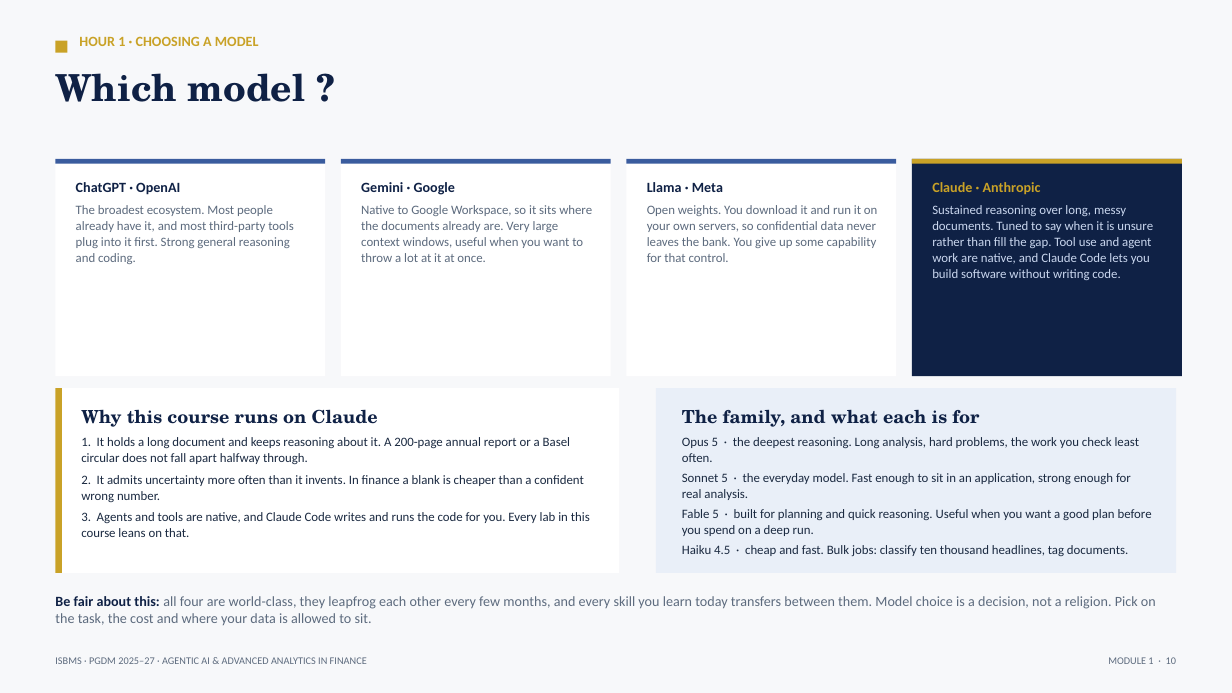
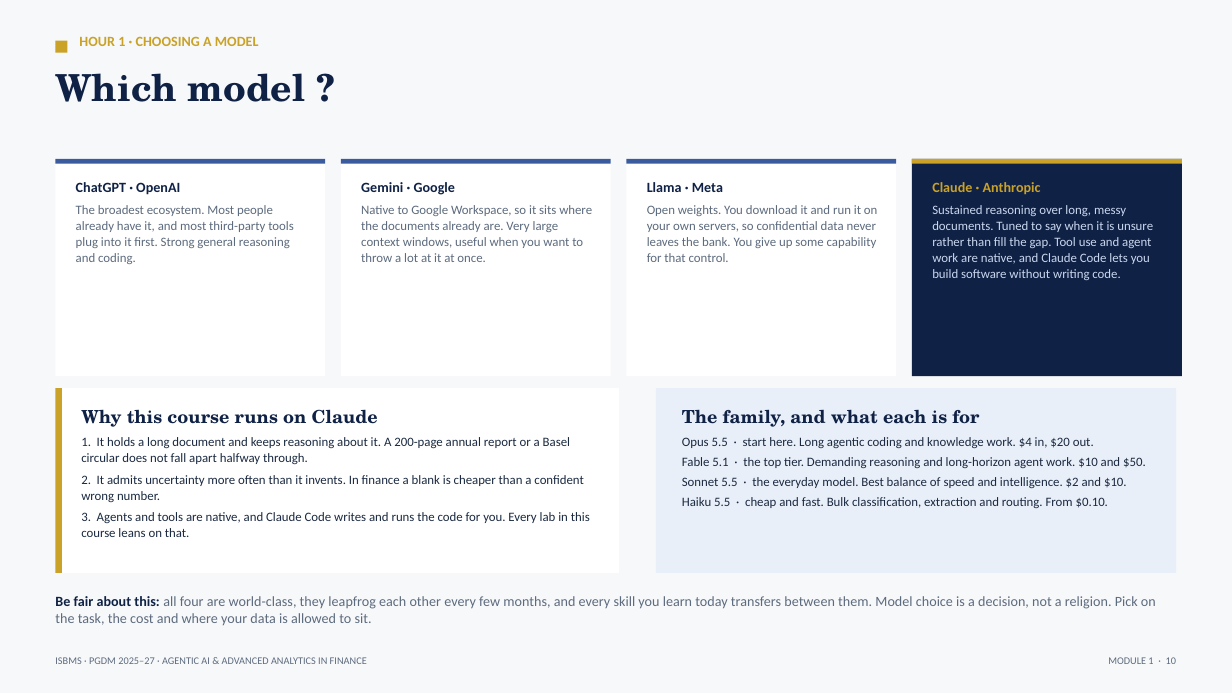
Before and after one commit to tejasgjadhav/AIFINANCE, a slide deck: slide 9 of slides/Module-01-Foundations-of-Agentic-AI.pptx. Drawn at 1232x693 pixels with LibreOffice and Linux fonts; fonts in the diff are those of the drawing. Boxes give left, top, right and bottom in pixels: in the first picture for what was removed or moved away, otherwise in the second. Text is boxed around its words. In the diff, an @@ line names an element or a change of style, - is before the commit and + after.

```diff
--- a/slides/Module-01-Foundations-of-Agentic-AI.pptx
+++ b/slides/Module-01-Foundations-of-Agentic-AI.pptx
@@ text at <box>682,437,1146,508</box>: text changed @@
-Opus 5 · the deepest reasoning. Long analysis, hard problems, the work you check least often.
-Sonnet 5 · the everyday model. Fast enough to sit in an application, strong enough for real analysis.
-Fable 5 · built for planning and quick reasoning. Useful when you want a good plan before you spend on a deep run.
-Haiku 4.5 · cheap and fast. Bulk jobs: classify ten thousand headlines, tag documents.
+Opus 5.5 · start here. Long agentic coding and knowledge work. $4 in, $20 out.
+Fable 5.1 · the top tier. Demanding reasoning and long-horizon agent work. $10 and $50.
+Sonnet 5.5 · the everyday model. Best balance of speed and intelligence. $2 and $10.
+Haiku 5.5 · cheap and fast. Bulk classification, extraction and routing. From $0.10.
```
Also in this commit, not shown: 1 other file.
